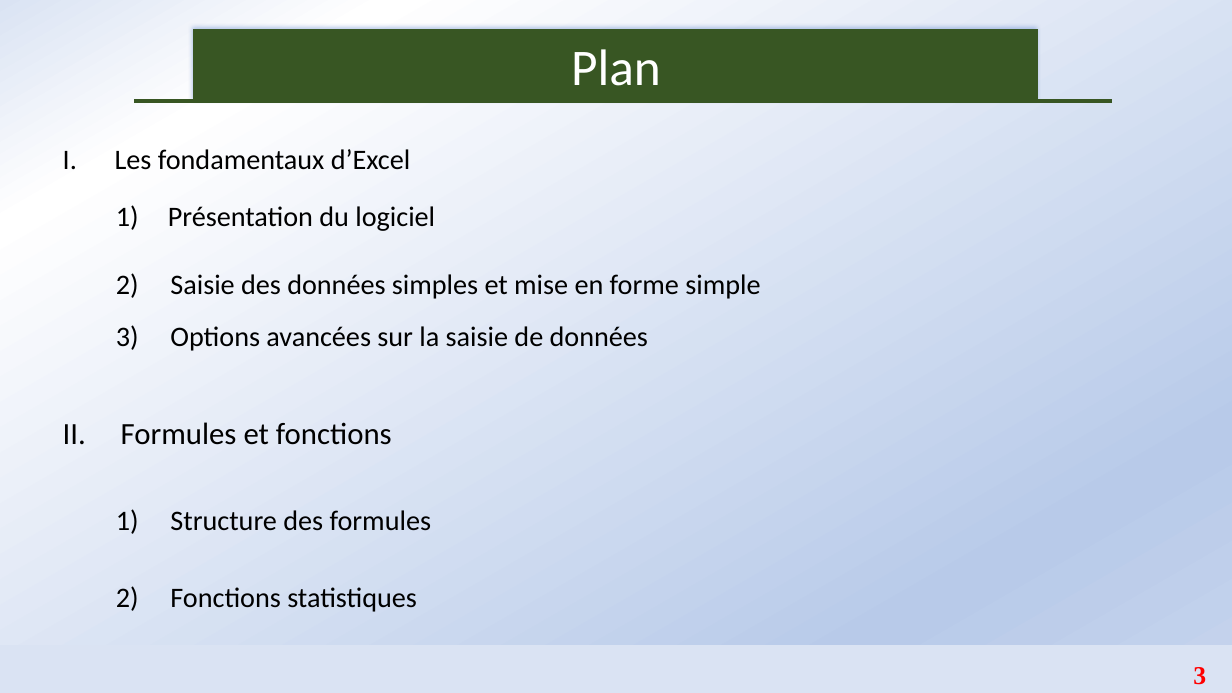
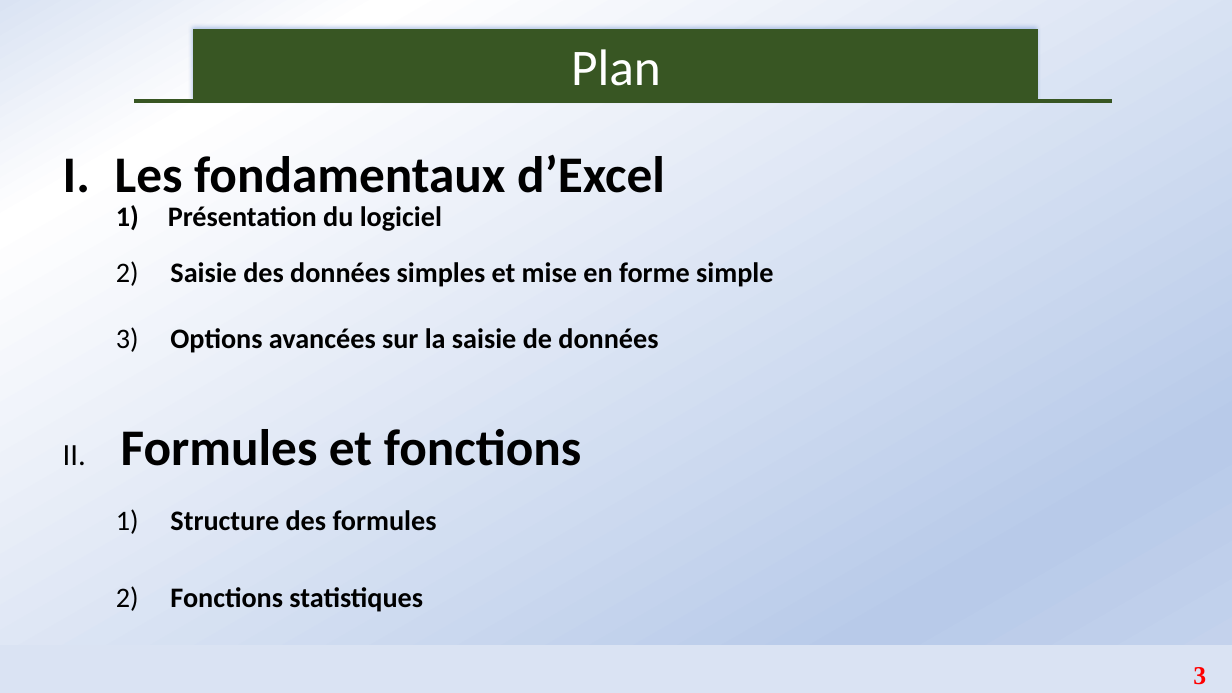
Before and after one commit to Abson-dev/Formation-Excel-IFDC, a slide deck: slide 3 of Cours/IFDC_0.pptx. Drawn at 1232x693 pixels with LibreOffice and Linux fonts; fonts in the diff are those of the drawing. Boxes give left, top, right and bottom in pixels: in the first picture for what was removed or moved away, otherwise in the second. Text is boxed around its words. In the diff, an @@ line names an element or a change of style, - is before the commit and + after.

```diff
--- a/Cours/IFDC_0.pptx
+++ b/Cours/IFDC_0.pptx
@@ text "Les fondamentaux d’Excel" at bbox=[115, 155, 665, 193]: size 22 to 40 pt, bold on @@
@@ bold on in 5 elements at bbox=[168, 206, 442, 231], bbox=[116, 509, 437, 534], bbox=[116, 586, 423, 612], bbox=[116, 327, 658, 353], bbox=[116, 261, 773, 287] @@
@@ text "2) Saisie des données simples ...": place and size @@
-text "2) Saisie des données simples ..." at bbox=[116, 273, 760, 299]
+text "2) Saisie des données simples ..." at bbox=[116, 261, 773, 287]
@@ text "II. Formules et fonctions" at bbox=[63, 429, 581, 466]: size 24 to 40 pt, bold on in "Formules et fonctions" @@
```
Also in this commit, not shown: 5 other slides changed.
